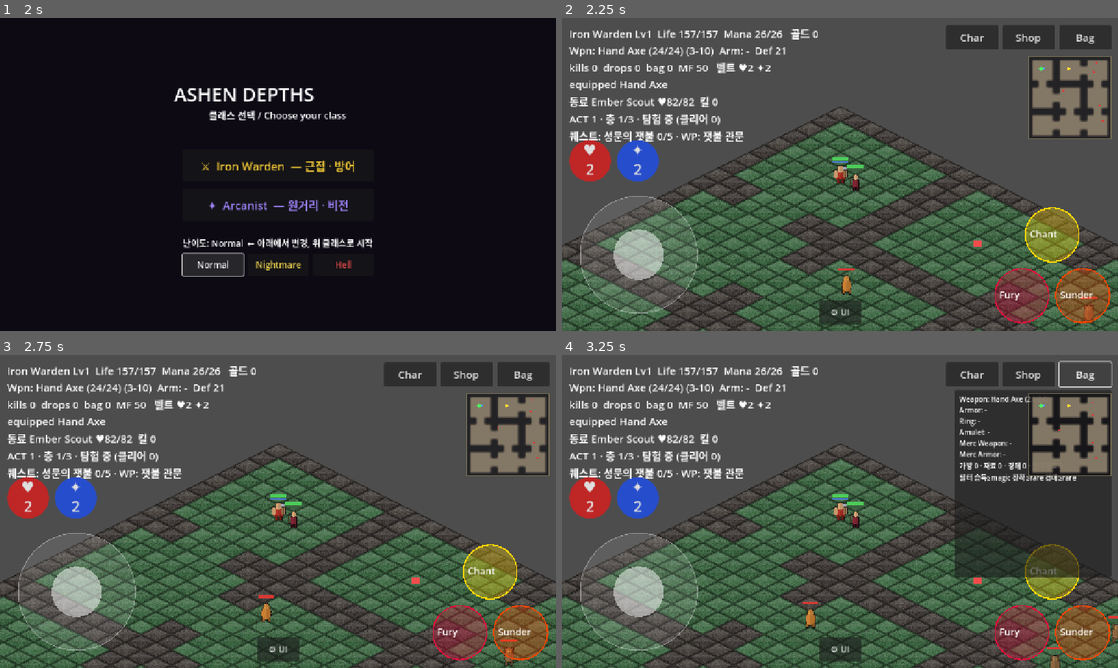
Above: before the commit, frames 1-4 (two rows, left to right).
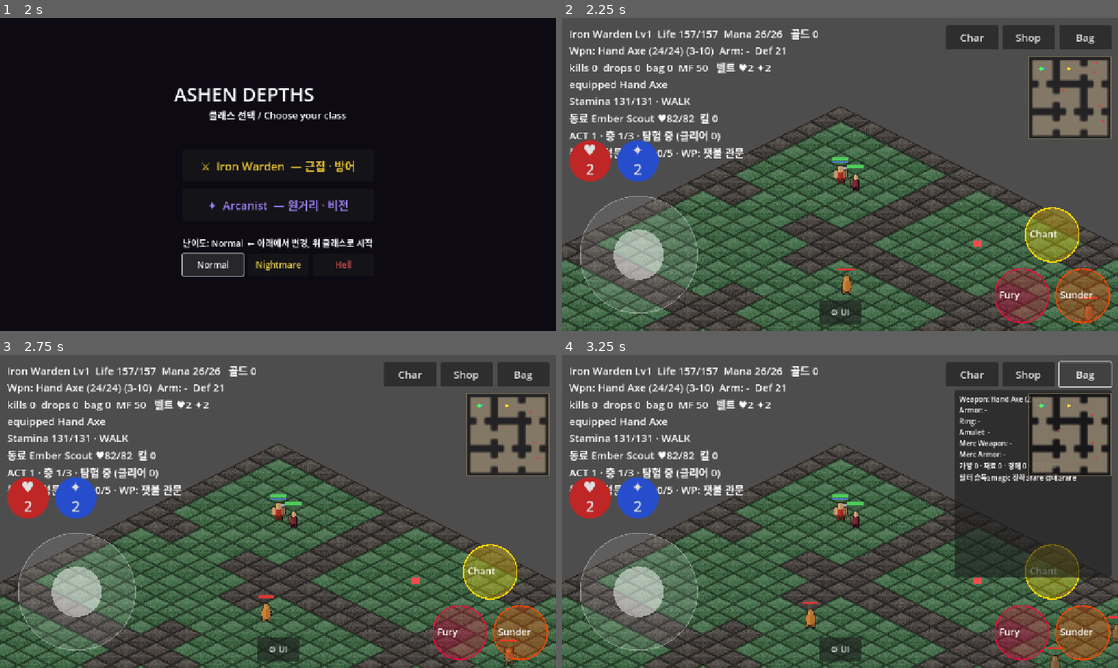
Above: after the commit, the same moments.

Repository: jflakeee/diablo
Game: Godot game, scene res://main.tscn
Two runs of this game, one before a commit and one after it. Both use one fixed random seed, a clock stepped at 60 frames per second and the inputs below.
Inputs:
- Up to frame 1 (2 s): click "Normal" at 0.5 s; click "Normal" at 1.25 s
- Up to frame 2 (2.25 s): click "⚔ Iron Warden — 근접 · 방어" at 2 s
- Up to frame 3 (2.75 s): no input
- Up to frame 4 (3.25 s): click "Bag" at 2.75 s

Frame 1 is identical in both runs. In frame 2, 2.0% of the frame differs, in the area x 1-33%, y 24-45%; in frame 3, 2.0%; in frame 4, 2.0%.

Commit message:
Implement run and stamina mechanics

Diff:
--- a/prototype/game_dungeon/main.gd
+++ b/prototype/game_dungeon/main.gd
@@ -28,6 +28,7 @@
 const Quest := preload("res://quest.gd")
 const Waypoint := preload("res://waypoint.gd")
 const Mercenary := preload("res://mercenary.gd")
+const Stamina := preload("res://stamina.gd")
 
 var _grid: Array = []
 var _astar: AStarGrid2D
@@ -120,6 +121,11 @@
 var _inv_vbox: VBoxContainer
 var _rng := RandomNumberGenerator.new()
 var _combat_log := "-"
+var _stamina := 100.0
+var _stamina_max := 100.0
+var _stamina_recovery_delay := 0.0
+var _player_moved_last_tick := false
+var _player_running := false
 var _mana_acc := 0.0
 
 var _inventory: Array = []
@@ -499,6 +505,16 @@
 	if dir.length() < 0.01:
 		return
 	var sp := actor.speed * (0.5 if actor.slow_timer > 0.0 else 1.0)  # 냉기 슬로우
+	if actor == _player:
+		var wants_run := _auto_quit or (_joy != null and _joy.value.length() >= 0.72)
+		var armor_penalty := Stamina.armor_speed_penalty(_equipped["armor"])
+		var stamina_state := Stamina.update(_stamina, _stamina_max, true, wants_run, delta, _stamina_recovery_delay, armor_penalty)
+		_stamina = float(stamina_state["stamina"])
+		_stamina_recovery_delay = float(stamina_state["recovery_delay"])
+		_player_running = bool(stamina_state["running"])
+		_player_moved_last_tick = true
+		if _player_running:
+			sp *= Stamina.RUN_SPEED_MULTIPLIER
 	var nx: float = actor.gx + dir.x * sp * delta
 	var ny: float = actor.gy + dir.y * sp * delta
 	if _walkable(nx, actor.gy):
@@ -1058,6 +1074,7 @@
 		"quest_state": _quest_state.duplicate(true),
 		"waypoint_state": _waypoint_state.duplicate(true),
 		"merc_equipped": _merc_equipped.duplicate(true),
+		"stamina": _stamina,
 	}
 
 func _save_game() -> void:
@@ -1105,6 +1122,8 @@
 	_merc_equipped = Mercenary.normalize_equipment(state.get("merc_equipped", {}))
 	Waypoint.unlock(_waypoint_defs, _waypoint_state, _act, _level_in_act())
 	_recompute_player()
+	var saved_stamina := float(state.get("stamina", -1.0))
+	_stamina = _stamina_max if saved_stamina < 0.0 else clampf(saved_stamina, 0.0, _stamina_max)
 	if _merc != null:
 		_merc_scale_stats()
 	_rebuild_inv()
@@ -1167,6 +1186,12 @@
 	_logic_ticks += 1
 	if not _player.alive:
 		return
+	if not _player_moved_last_tick:
+		var stamina_state := Stamina.update(_stamina, _stamina_max, false, false, delta, _stamina_recovery_delay)
+		_stamina = float(stamina_state["stamina"])
+		_stamina_recovery_delay = float(stamina_state["recovery_delay"])
+		_player_running = false
+	_player_moved_last_tick = false
 
 	_mana_acc += MANA_REGEN * delta
 	var whole := int(_mana_acc)
@@ -1500,6 +1525,7 @@
 		_player.actor_name, _player.level, _player.life, _player.max_life, _player.mana, _player.max_mana, _gold,
 		wn, _player.dmg_min, _player.dmg_max, an, _player.defense,
 		_kills, _items_dropped, _inventory.size(), _player_mf, _belt_hp, _belt_mp, _combat_log]
+	_hud.text += "\nStamina %d/%d · %s" % [roundi(_stamina), roundi(_stamina_max), "RUN" if _player_running else "WALK"]
 	if _pot_hp_btn:
 		_pot_hp_btn.text = "♥\n%d" % _belt_hp
 	if _pot_mp_btn:
@@ -1873,6 +1899,9 @@
 	for stat in set_bonus:
 		eq[stat] = int(eq.get(stat, 0)) + int(set_bonus[stat])
 	_eq = eq
+	var previous_stamina_max := _stamina_max
+	_stamina_max = Stamina.maximum(_player.level, _player.stat_vit)
+	_stamina = _stamina_max if previous_stamina_max <= 0.0 else clampf(_stamina * _stamina_max / previous_stamina_max, 0.0, _stamina_max)
 	var eff_dex := _player.stat_dex + int(eq["dex"])
 	var arm_def := int(_equipped["armor"]["defense"]) if not _equipped["armor"].is_empty() else 0
 	if Item.is_broken(_equipped["armor"]):
--- a/prototype/game_dungeon/save_store.gd
+++ b/prototype/game_dungeon/save_store.gd
@@ -1,6 +1,6 @@
 extends RefCounted
 
-const CURRENT_VERSION := 5
+const CURRENT_VERSION := 6
 const DEFAULT_PATH := "user://ashen_depths_save.json"
 
 static func _migrate(raw: Dictionary) -> Dictionary:
@@ -27,6 +27,9 @@
 	if version == 4:
 		state["merc_equipped"] = state.get("merc_equipped", {"weapon": {}, "armor": {}})
 		version = 5
+	if version == 5:
+		state["stamina"] = float(state.get("stamina", -1.0))
+		version = 6
 	state["schema_version"] = version
 	return state
 
@@ -119,7 +122,7 @@
 	var legacy := state.duplicate(true)
 	legacy["schema_version"] = 1
 	var migrated := _migrate(legacy)
-	if int(migrated.get("schema_version", 0)) != CURRENT_VERSION or not migrated.has("difficulty") or not migrated.has("quest_state") or not migrated.has("waypoint_state") or not migrated.has("merc_equipped"): failures.append("v1 migration")
+	if int(migrated.get("schema_version", 0)) != CURRENT_VERSION or not migrated.has("difficulty") or not migrated.has("quest_state") or not migrated.has("waypoint_state") or not migrated.has("merc_equipped") or not migrated.has("stamina"): failures.append("v1 migration")
 	var v2 := state.duplicate(true)
 	v2["schema_version"] = 2
 	var migrated_v2 := _migrate(v2)
@@ -132,6 +135,10 @@
 	v4["schema_version"] = 4
 	var migrated_v4 := _migrate(v4)
 	if int(migrated_v4.get("schema_version", 0)) != CURRENT_VERSION or not migrated_v4.get("merc_equipped", null) is Dictionary: failures.append("v4 mercenary migration")
+	var v5 := state.duplicate(true)
+	v5["schema_version"] = 5
+	var migrated_v5 := _migrate(v5)
+	if int(migrated_v5.get("schema_version", 0)) != CURRENT_VERSION or not migrated_v5.has("stamina"): failures.append("v5 stamina migration")
 	var corrupt_path := "user://save_store_corrupt_%s.json" % suffix
 	var corrupt := FileAccess.open(corrupt_path, FileAccess.WRITE)
 	if corrupt != null:
@@ -141,4 +148,4 @@
 	for cleanup in [path, path + ".tmp", path + ".bak", corrupt_path]:
 		var absolute := ProjectSettings.globalize_path(cleanup)
 		if FileAccess.file_exists(absolute): DirAccess.remove_absolute(absolute)
-	return {"ok": failures.is_empty(), "checks": 10, "failures": failures}
+	return {"ok": failures.is_empty(), "checks": 11, "failures": failures}
--- /dev/null
+++ b/prototype/game_dungeon/stamina.gd
@@ -0,0 +1,32 @@
+extends RefCounted
+
+const RUN_SPEED_MULTIPLIER := 1.6
+const RECOVERY_DELAY := 1.0
+
+static func maximum(level: int, vitality: int) -> float:
+	return float(80 + maxi(1, level) + maxi(0, vitality) * 2)
+
+static func drain_per_second(armor_speed_penalty: int = 0, slower_drain_pct: int = 0) -> float:
+	var scaled := 40.0 * (1.0 + float(armor_speed_penalty) / 10.0) * (100.0 - clampi(slower_drain_pct, 0, 95)) / 100.0
+	return 25.0 * maxf(scaled, 1.0) / 256.0
+
+static func armor_speed_penalty(armor: Dictionary) -> int:
+	if armor.is_empty():
+		return 0
+	var defense := int(armor.get("defense", 0))
+	return 10 if defense >= 24 else (5 if defense >= 12 else 0)
+
+static func update(current: float, maximum_value: float, moving: bool, wants_run: bool, delta: float, recovery_delay: float, armor_penalty: int = 0) -> Dictionary:
+	var stamina := clampf(current, 0.0, maximum_value)
+	var delay := maxf(0.0, recovery_delay)
+	var running := moving and wants_run and stamina > 0.0
+	if running:
+		stamina = maxf(0.0, stamina - drain_per_second(armor_penalty) * delta)
+		delay = RECOVERY_DELAY
+	elif moving:
+		delay = RECOVERY_DELAY
+	else:
+		delay = maxf(0.0, delay - delta)
+		if delay <= 0.0:
+			stamina = minf(maximum_value, stamina + maxf(4.0, maximum_value * 0.08) * delta)
+	return {"stamina": stamina, "recovery_delay": delay, "running": running}
--- a/prototype/game_dungeon/system_tests.gd
+++ b/prototype/game_dungeon/system_tests.gd
@@ -9,6 +9,7 @@
 const Quest := preload("res://quest.gd")
 const Waypoint := preload("res://waypoint.gd")
 const Mercenary := preload("res://mercenary.gd")
+const Stamina := preload("res://stamina.gd")
 
 static func _check(condition: bool, label: String, failures: Array) -> void:
 	if not condition:
@@ -83,6 +84,15 @@
 	(merc_equipment["weapon"] as Dictionary)["durability"] = 0
 	var broken_merc_stats := Mercenary.stats(10, merc_equipment, Item)
 	_check(int(broken_merc_stats["dmg_max"]) < int(merc_stats["dmg_max"]), "mercenary broken weapon exclusion", failures)
+	_check(Stamina.maximum(10, 25) == 140.0, "stamina maximum scaling", failures)
+	_check(is_equal_approx(Stamina.drain_per_second(), 3.90625), "stamina base drain", failures)
+	_check(Stamina.armor_speed_penalty(Item.ARMOR_BASES[2]) == 10 and Stamina.drain_per_second(10) > Stamina.drain_per_second(), "heavy armor stamina penalty", failures)
+	var run_state := Stamina.update(100.0, 140.0, true, true, 1.0, 0.0)
+	_check(bool(run_state["running"]) and float(run_state["stamina"]) < 100.0, "running consumes stamina", failures)
+	var exhausted_state := Stamina.update(0.0, 140.0, true, true, 1.0, 0.0)
+	_check(not bool(exhausted_state["running"]) and float(exhausted_state["stamina"]) == 0.0, "exhaustion forces walking", failures)
+	var recovery_state := Stamina.update(50.0, 140.0, false, false, 1.0, 0.0)
+	_check(float(recovery_state["stamina"]) > 50.0, "idle stamina recovery", failures)
 
 	_check(String(Craft.match_runeword("weapon", ["Vey", "Ahn"]).get("name", "")) == "Tempered Edge", "sigil order match", failures)
 	_check(Craft.match_runeword("weapon", ["Ahn", "Vey"]).is_empty(), "sigil reverse rejection", failures)
@@ -143,4 +153,4 @@
 	var restored_waypoints := Waypoint.normalize_state(waypoint_defs, waypoint_state.duplicate(true))
 	_check((restored_waypoints["unlocked"] as Dictionary).size() == 2 and String(restored_waypoints["current"]) == "hollow_watch", "waypoint save normalization", failures)
 
-	return {"ok": failures.is_empty(), "checks": 58, "failures": failures}
+	return {"ok": failures.is_empty(), "checks": 64, "failures": failures}
Not shown, changed: docs/SYSTEM_TEST_MATRIX.md
Not shown, changed: prototype/game_dungeon/README.md
